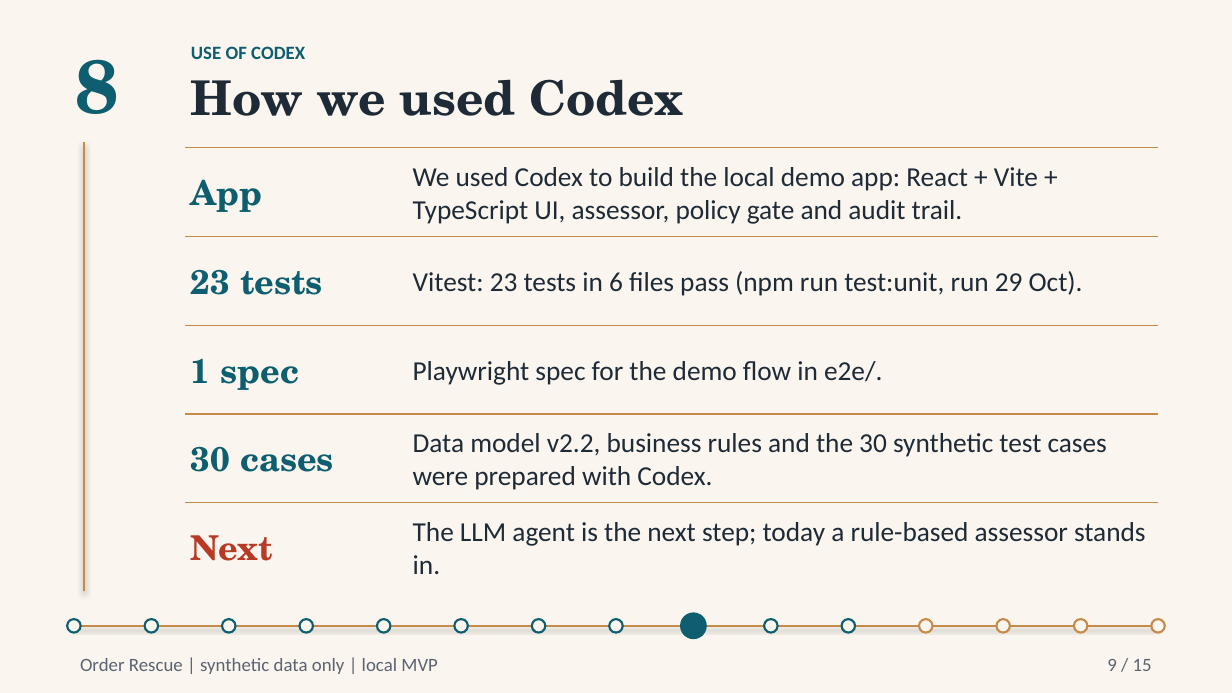
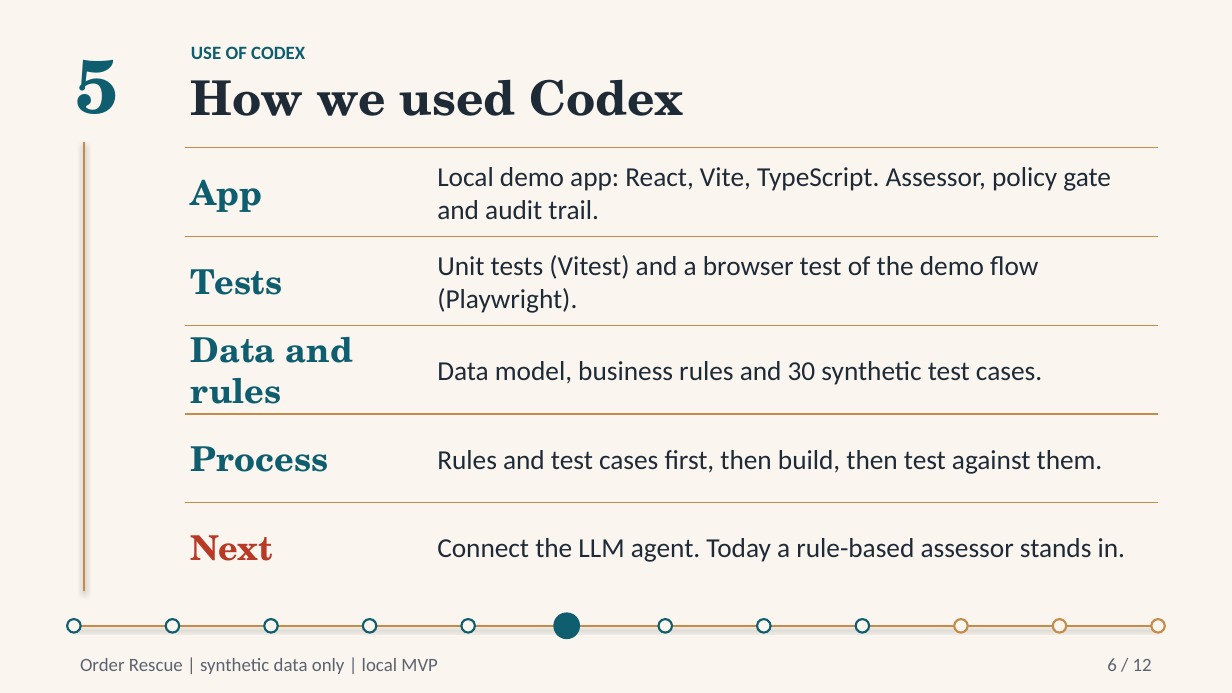
Before and after one commit to PhucNg2k/OrderResuce-Agent-Skill, a slide deck: slide 6 of docs/slides/Order_Rescue_Pitch_Deck.pptx (slide 9 before the commit). Drawn at 1232x693 pixels with LibreOffice and Linux fonts; fonts in the diff are those of the drawing. Boxes give left, top, right and bottom in pixels: in the first picture for what was removed or moved away, otherwise in the second. Text is boxed around its words. In the diff, an @@ line names an element or a change of style, - is before the commit and + after.

```diff
--- a/docs/slides/Order_Rescue_Pitch_Deck.pptx
+++ b/docs/slides/Order_Rescue_Pitch_Deck.pptx
@@ text removed at [75, 59, 118, 114] @@
-8
@@ text added at [75, 59, 118, 114], 44 pt, text #0E5E6F, bold @@
+5
@@ text at [437, 167, 1111, 219]: text changed @@
-We used Codex to build the local demo app: React + Vite + TypeScript UI, assessor, policy gate and audit trail.
+Local demo app: React, Vite, TypeScript. Assessor, policy gate and audit trail.
@@ text at [191, 269, 283, 295]: text changed @@
-23 tests
+Tests
@@ text at [437, 255, 1038, 313]: text changed @@
-Vitest: 23 tests in 6 files pass (npm run test:unit, run 29 Oct).
+Unit tests (Vitest) and a browser test of the demo flow (Playwright).
@@ text removed at [191, 358, 299, 390] @@
-1 spec
@@ text added at [191, 336, 353, 415], 20 pt, text #0E5E6F, bold @@
+Data and rules
@@ text removed at [413, 361, 882, 385] @@
-Playwright spec for the demo flow in e2e/.
@@ text at [437, 361, 1042, 385]: text changed @@
-Data model v2.2, business rules and the 30 synthetic test cases were prepared with Codex.
+Data model, business rules and 30 synthetic test cases.
@@ text removed at [191, 446, 334, 472] @@
-30 cases
@@ text added at [191, 446, 329, 472], 20 pt, text #0E5E6F, bold @@
+Process
@@ text added at [437, 450, 1103, 474], 16 pt, text #1F2A37 @@
+Rules and test cases first, then build, then test against them.
@@ text at [437, 538, 1125, 562]: text changed @@
-The LLM agent is the next step; today a rule-based assessor stands in.
+Connect the LLM agent. Today a rule-based assessor stands in.
@@ ellipse: place and size @@
-ellipse at [144, 620, 158, 633]
+ellipse at [165, 620, 179, 633]
@@ ellipse removed at [222, 620, 235, 633] @@
@@ ellipse: place and size @@
-ellipse at [299, 620, 313, 633]
+ellipse at [265, 620, 278, 633]
@@ ellipse: place and size @@
-ellipse at [377, 620, 391, 633]
+ellipse at [362, 620, 376, 633]
@@ ellipse: place and size @@
-ellipse at [455, 620, 468, 633]
+ellipse at [462, 620, 476, 633]
@@ ellipse removed at [532, 620, 546, 633] @@
@@ ellipse: place and size @@
-ellipse at [681, 614, 706, 638]
+ellipse at [554, 614, 579, 638]
@@ ellipse: place and size @@
-ellipse at [610, 620, 623, 633]
+ellipse at [658, 620, 671, 633]
@@ ellipse: place and size @@
-ellipse at [764, 620, 777, 633]
+ellipse at [756, 620, 770, 633]
@@ ellipse: place and size @@
-ellipse at [841, 620, 855, 633]
+ellipse at [856, 620, 870, 633]
@@ ellipse: place and size @@
-ellipse at [919, 620, 933, 633]
+ellipse at [955, 620, 968, 633]
@@ ellipse removed at [997, 620, 1010, 633] @@
@@ ellipse: place and size @@
-ellipse at [1074, 620, 1088, 633]
+ellipse at [1052, 620, 1066, 633]
@@ text at [1107, 658, 1152, 671]: text changed @@
-9 / 15
+6 / 12
```
Also in this commit, not shown: 3 other slides changed, 7 slides added, 10 slides removed, 8 other files.
